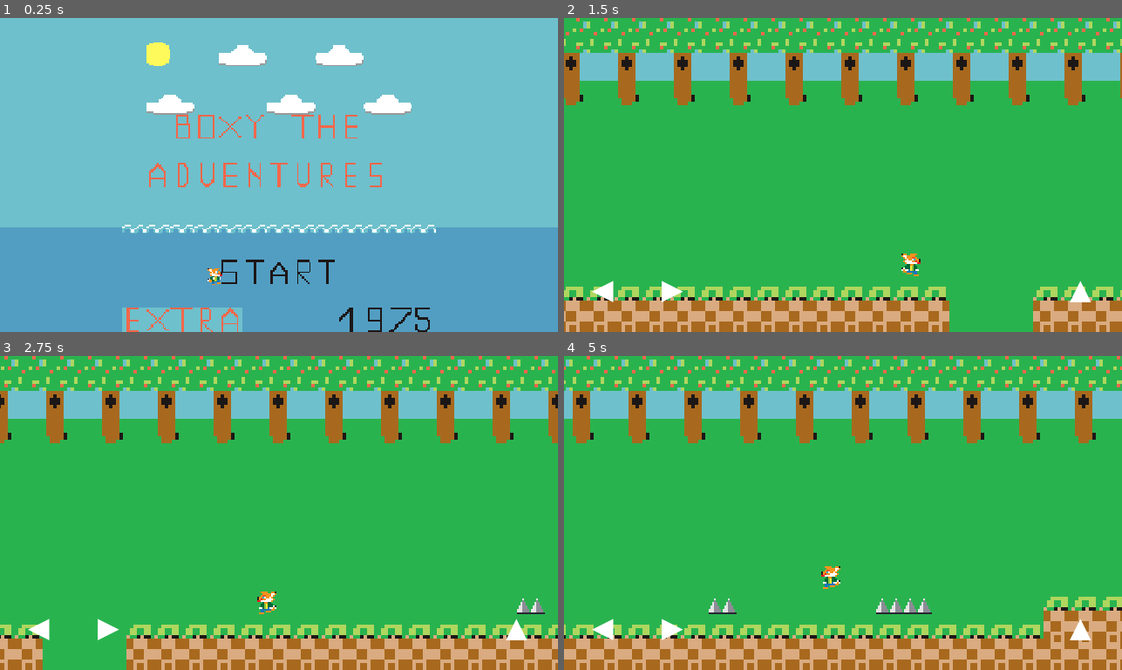
Above: before the commit, frames 1-4 (two rows, left to right).
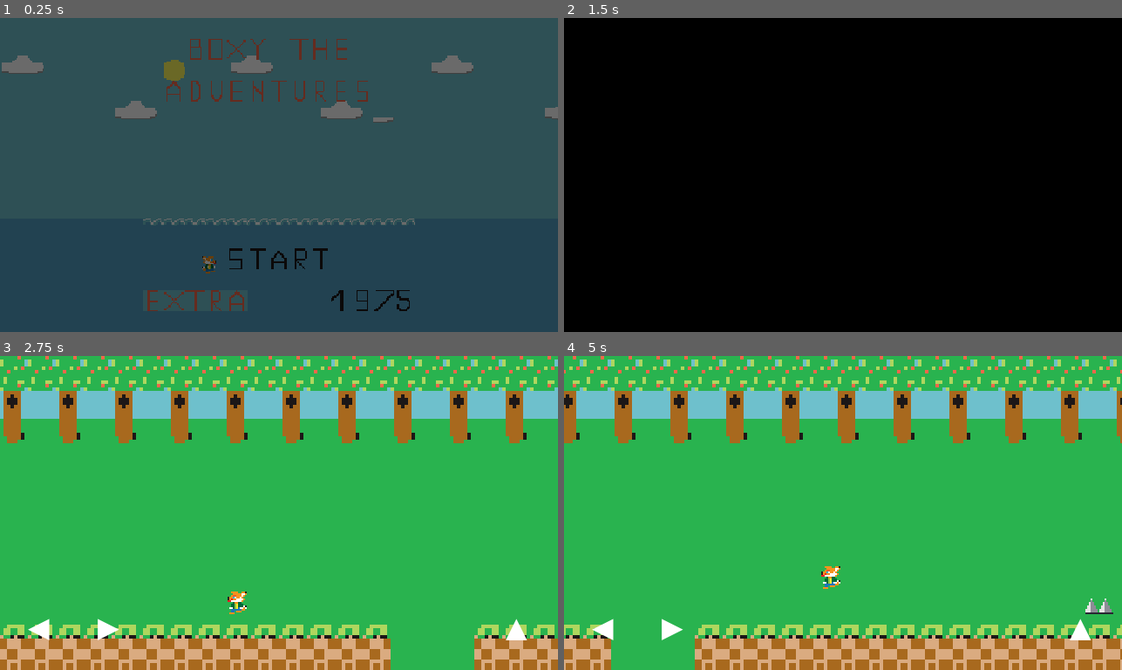
Above: after the commit, the same moments.

Repository: JACKHACKER2021/Boxy-The-Game
Game: Godot game, scene res://scenes/menu.tscn
The game is run twice, just before and just after one commit, with the same random seed, the same clock (stepped at 60 frames per second) and the same inputs.
Inputs (mouse positions are in pixels of both pictures, inside the frame that each line leads up to):
- Up to frame 1 (0.25 s): no input
- Up to frame 2 (1.5 s): tap Enter (accept) at 0.5, 1.35 s; move the mouse to (965, 159) at 0.52 s; hold Enter (accept) 0.53-1.28 s; hold Right (right) from 0.53 s (still down); click (965, 159) at 0.67 s; tap Space (jump) at 0.77 s; move the mouse to (731, 190) at 1.27 s; click (731, 190) at 1.42 s
- Up to frame 3 (2.75 s): tap Space (jump) at 1.52 s; move the mouse to (334, 443) at 2.02 s; release Right (right) at 2.03 s; hold Left (left) from 2.03 s (still down); hold Enter (accept) from 2.03 s (still down); click (334, 443) at 2.17 s
- Up to frame 4 (5 s): move the mouse to (815, 575) at 2.77 s; release Left (left) at 2.78 s; release Enter (accept) at 2.78 s; hold Right (right) 2.78-4.28 s; tap Enter (accept) at 2.85, 4.35 s; click (815, 575) at 2.92 s; tap Space (jump) at 3.02, 3.77, 4.52 s; move the mouse to (1010, 560) at 3.52 s; hold Enter (accept) 3.53-4.28 s; click (1010, 560) at 3.67 s; move the mouse to (675, 465) at 4.27 s; hold Left (left) from 4.28 s (still down); click (675, 465) at 4.42 s

The runs differ from the first frame. In frame 1, 100% of the frame differs, in the area x 0-100%, y 0-100%; in frame 2, 100%; in frame 3, 22%; in frame 4, 24%.

Commit message:
Animated, smaller main menu with blinking START; checkpoints with save/load
Co-Authored-By: Claude Opus 5.5 <noreply@anthropic.com>
Claude-Session: https://claude.ai/code/session_01Q8zjhR1GcSa2iYf5fxddy1

Diff:
--- a/game/scripts/main.gd
+++ b/game/scripts/main.gd
@@ -14,10 +14,10 @@
 	"................................................................................................................................................",
 	"................................................................................................................................................",
 	"................................................................................................................................................",
-	"................................................................................##...##...##....................................................",
+	".................................................C..............................##...##...##....................................................",
 	".................................................###..............................................####..........................................",
 	"..............................................###ddd.....................................................###....................................",
-	"..P............................^.....^^....###dddddd..................M.......^^^^^^^^^^^^^^^^.....M.............=.......=................F.....",
+	"..P............................^.....^^....###dddddd..................M.C.....^^^^^^^^^^^^^^^^.....M......C......=.......=................F.....",
 	"##############...##########################ddddddddd.....=........############################################....................##############",
 	"dddddddddddddd...ddddddddddddddddddddddddddddddddddd..............dddddddddddddddddddddddddddddddddddddddddddd....................dddddddddddddd",
 	"~~~~~~~~~~~~~~~~~~~~~~~~~~~~~~~~~~~~~~~~~~~~~~~~~~~~~~~~~~~~~~~~~~~~~~~~~~~~~~~~~~~~~~~~~~~~~~~~~~~~~~~~~~~~~~~~~~~~~~~~~~~~~~~~~~~~~~~~~~~~~~~~",
@@ -51,6 +51,9 @@
 				var p := CharacterBody2D.new()
 				p.set_script(load("res://scripts/player.gd"))
 				p.position = pos
+				var saved = SaveGame.load_checkpoint("hillwood1")
+				if saved != null:
+					p.position = saved
 				p.name = "Player"
 				p.z_index = 10
 				add_child(p)
@@ -65,6 +68,8 @@
 				_add_spikes(pos)
 			elif c == "=":
 				_add_moving_platform(pos)
+			elif c == "C":
+				_add_checkpoint(pos)
 			elif c == "F":
 				_add_finish(pos)
 	_build_touch_controls()
@@ -129,6 +134,58 @@
 	tw.tween_property(body, "position:x", pos.x + 80, 2.0).set_trans(Tween.TRANS_SINE)
 	tw.tween_property(body, "position:x", pos.x, 2.0).set_trans(Tween.TRANS_SINE)
 
+func _add_checkpoint(pos: Vector2) -> void:
+	# checkpoint: šedý sloupek, po dotyku se kulička rozsvítí a hra se uloží
+	var post := Sprite2D.new()
+	var rows := [
+		"......oooo......",
+		".....oooooo.....",
+		".....oooooo.....",
+		"......oooo......",
+		".......kk.......",
+		".......gg.......",
+		".......gg.......",
+		".......gg.......",
+		".......gg.......",
+		".......gg.......",
+		".......gg.......",
+		".......gg.......",
+		".......gg.......",
+		"......kggk......",
+		".....kkkkkk.....",
+		".....kkkkkk.....",
+	]
+	var off := _pixel_texture(rows, {"o": Color8(90, 90, 110), "k": Color8(40, 40, 50), "g": Color8(170, 170, 180)})
+	var on := _pixel_texture(rows, {"o": Color8(246, 146, 30), "k": Color8(40, 40, 50), "g": Color8(170, 170, 180)})
+	post.texture = off
+	post.position = pos
+	post.z_index = 2
+	add_child(post)
+	var hit := Area2D.new()
+	var col := CollisionShape2D.new()
+	var r := RectangleShape2D.new()
+	r.size = Vector2(12, 16)
+	col.shape = r
+	hit.add_child(col)
+	hit.position = pos
+	add_child(hit)
+	hit.body_entered.connect(func(b):
+		if not b.has_method("die") or post.texture == on:
+			return
+		post.texture = on
+		b.spawn = pos
+		SaveGame.save_checkpoint("hillwood1", pos)
+		var l := Label.new()
+		l.text = "ULOŽENO!"
+		l.add_theme_font_size_override("font_size", 8)
+		l.position = pos + Vector2(-18, -28)
+		l.z_index = 20
+		add_child(l)
+		var tw := create_tween()
+		tw.tween_property(l, "position:y", l.position.y - 12, 1.0)
+		tw.parallel().tween_property(l, "modulate:a", 0.0, 1.0)
+		tw.tween_callback(l.queue_free))
+
 func _add_finish(pos: Vector2) -> void:
 	# cílová vlajka
 	var spr := Sprite2D.new()
@@ -165,6 +222,7 @@
 func _on_finish(body: Node) -> void:
 	if not body.has_method("die"):
 		return
+	SaveGame.clear()
 	body.set_physics_process(false)
 	var ui := CanvasLayer.new()
 	add_child(ui)
--- a/game/scripts/menu.gd
+++ b/game/scripts/menu.gd
@@ -1,42 +1,64 @@
-## Hlavní menu – BOXY THE ADVENTURES: START / EXTRA
+## Hlavní menu – BOXY THE ADVENTURES, s animacemi: mraky, houpající se nadpis, blikající START
 extends Node2D
 
 const SKY := Color8(110, 192, 204)
 const SEA := Color8(82, 158, 194)
-const BG := preload("res://assets/menu_bg.png")
-const SONG := preload("res://assets/music/menu.ogg")
+const S := 0.75                  # zmenšení obrázku menu (208 px -> 156 px)
+const OFS := Vector2(82, 12)     # kde leží obrázek menu na obrazovce 320x180
 
 var selected := 0
 var cursor: AnimatedSprite2D
-var music: AudioStreamPlayer
-# pozice START a EXTRA v obrázku menu (208x208, zmenšeno na 180x180)
-var items := [Vector2(62, 170), Vector2(-4, 200)]
+var title: Sprite2D
+var items: Array[Sprite2D] = []
+var clouds: Array[Sprite2D] = []
+var t := 0.0
+var leaving := false
+
+func p(x: float, y: float) -> Vector2:
+	return OFS + Vector2(x, y) * S
+
+func _sprite(path: String, pos: Vector2) -> Sprite2D:
+	var s := Sprite2D.new()
+	s.texture = load(path)
+	s.centered = false
+	s.scale = Vector2(S, S)
+	s.position = pos
+	add_child(s)
+	return s
 
 func _ready() -> void:
-	var scale_f := 180.0 / 208.0
-	var ox := (320.0 - 180.0) / 2.0
-	_rect(Rect2(0, 0, 320, 120), SKY)
-	_rect(Rect2(0, 120, 320, 60), SEA)
-	var bg := Sprite2D.new()
-	bg.texture = BG
-	bg.centered = false
-	bg.scale = Vector2(scale_f, scale_f)
-	bg.position = Vector2(ox, 0)
-	add_child(bg)
-	for i in items.size():
-		items[i] = Vector2(ox + items[i].x * scale_f, items[i].y * scale_f)
+	_rect(Rect2(0, 0, 320, 115), SKY)
+	_rect(Rect2(0, 115, 320, 65), SEA)
+	_sprite("res://assets/menu_bg_clean.png", OFS)
+	# mraky plují přes celou obrazovku
+	for i in 6:
+		var c := _sprite("res://assets/menu_cloud.png", Vector2(i * 60 + randf() * 20, 18 + (i % 2) * 26))
+		clouds.append(c)
+	title = _sprite("res://assets/menu_title.png", p(14, 60))
+	items.append(_sprite("res://assets/menu_start.png", p(62, 158)))
+	items.append(_sprite("res://assets/menu_extra.png", p(0, 188)))
 	cursor = AnimatedSprite2D.new()
 	cursor.sprite_frames = Sprites.frames("res://assets/sprites/boxy-classic.png")
 	cursor.play("walk")
 	cursor.scale = Vector2(0.75, 0.75)
 	add_child(cursor)
-	music = AudioStreamPlayer.new()
-	var stream: AudioStreamOggVorbis = SONG
+	if SaveGame.has_checkpoint():
+		var l := Label.new()
+		l.text = "pokračovat od checkpointu"
+		l.add_theme_font_size_override("font_size", 8)
+		l.position = p(62, 140)
+		add_child(l)
+	var music := AudioStreamPlayer.new()
+	var stream: AudioStreamOggVorbis = load("res://assets/music/menu.ogg")
 	stream.loop = true
 	music.stream = stream
 	add_child(music)
 	music.play()
-	_update_cursor()
+	# nadpis přiletí shora
+	var target := title.position
+	title.position.y = -60
+	create_tween().tween_property(title, "position:y", target.y, 0.9).set_trans(Tween.TRANS_BOUNCE).set_ease(Tween.EASE_OUT)
+	_fade(1.0, 0.0, 0.6)
 
 func _rect(r: Rect2, c: Color) -> void:
 	var cr := ColorRect.new()
@@ -45,32 +67,55 @@
 	cr.color = c
 	add_child(cr)
 
-func _update_cursor() -> void:
-	var p: Vector2 = items[selected]
-	cursor.position = p
+func _fade(from: float, to: float, time: float) -> Tween:
+	var layer := CanvasLayer.new()
+	add_child(layer)
+	var black := ColorRect.new()
+	black.size = Vector2(320, 180)
+	black.color = Color(0, 0, 0, from)
+	black.mouse_filter = Control.MOUSE_FILTER_IGNORE
+	layer.add_child(black)
+	var tw := create_tween()
+	tw.tween_property(black, "color:a", to, time)
+	return tw
+
+func _process(delta: float) -> void:
+	t += delta
+	for c in clouds:
+		c.position.x -= 6 * delta
+		if c.position.x < -30:
+			c.position.x = 330
+	if not leaving:
+		title.offset.y = sin(t * 2.0) * 2.0
+	# vybraná položka bliká, druhá svítí
+	var speed := 12.0 if leaving else 3.0
+	for i in items.size():
+		items[i].visible = i != selected or fmod(t * speed, 2.0) < 1.4
+	var it := items[selected]
+	cursor.position = it.position + Vector2(-8, 9 + sin(t * 6) * 1.0)
 
 func _unhandled_input(event: InputEvent) -> void:
+	if leaving:
+		return
 	if event.is_action_pressed("up") or event.is_action_pressed("down"):
 		selected = 1 - selected
-		_update_cursor()
 	elif event.is_action_pressed("accept") or event.is_action_pressed("jump"):
 		_choose()
-	elif event is InputEventScreenTouch and event.pressed or event is InputEventMouseButton and event.pressed:
-		var pos: Vector2 = get_global_mouse_position() if event is InputEventMouseButton else get_canvas_transform().affine_inverse() * event.position
-		selected = 0 if pos.y < 160 else 1
-		_update_cursor()
+	elif (event is InputEventScreenTouch or event is InputEventMouseButton) and event.pressed:
+		var pos: Vector2 = get_canvas_transform().affine_inverse() * event.position
+		selected = 0 if pos.y < p(0, 186).y else 1
 		_choose()
 
 func _choose() -> void:
 	if selected == 0:
+		leaving = true
+		await get_tree().create_timer(0.6).timeout
+		await _fade(0.0, 1.0, 0.4).finished
 		get_tree().change_scene_to_file("res://scenes/main.tscn")
 	else:
-		_show_extra()
-
-func _show_extra() -> void:
-	var l := Label.new()
-	l.text = "EXTRA – už brzy..."
-	l.position = Vector2(110, 85)
-	add_child(l)
-	await get_tree().create_timer(1.5).timeout
-	l.queue_free()
+		var l := Label.new()
+		l.text = "EXTRA – už brzy..."
+		l.position = Vector2(115, 80)
+		add_child(l)
+		await get_tree().create_timer(1.5).timeout
+		l.queue_free()
--- /dev/null
+++ b/game/scripts/save_game.gd
@@ -0,0 +1,23 @@
+## Ukládání hry – pamatuje si poslední checkpoint (i po vypnutí hry).
+class_name SaveGame
+
+const PATH := "user://save.cfg"
+
+static func save_checkpoint(level: String, pos: Vector2) -> void:
+	var cfg := ConfigFile.new()
+	cfg.set_value("game", "level", level)
+	cfg.set_value("game", "checkpoint", pos)
+	cfg.save(PATH)
+
+static func has_checkpoint() -> bool:
+	var cfg := ConfigFile.new()
+	return cfg.load(PATH) == OK and cfg.has_section_key("game", "checkpoint")
+
+static func load_checkpoint(level: String) -> Variant:
+	var cfg := ConfigFile.new()
+	if cfg.load(PATH) != OK or cfg.get_value("game", "level", "") != level:
+		return null
+	return cfg.get_value("game", "checkpoint", null)
+
+static func clear() -> void:
+	DirAccess.remove_absolute(ProjectSettings.globalize_path(PATH))
Binary file removed: game/assets/menu_bg.png
Binary file added: game/assets/menu_bg_clean.png
Not shown, added: game/assets/menu_bg_clean.png.import
Binary file added: game/assets/menu_cloud.png
Not shown, changed: game/assets/menu_cloud.png.import
Binary file added: game/assets/menu_extra.png
Not shown, added: game/assets/menu_extra.png.import
Binary file added: game/assets/menu_start.png
Not shown, added: game/assets/menu_start.png.import
Binary file added: game/assets/menu_title.png
Not shown, added: game/assets/menu_title.png.import
Not shown, changed: game/export_presets.cfg
